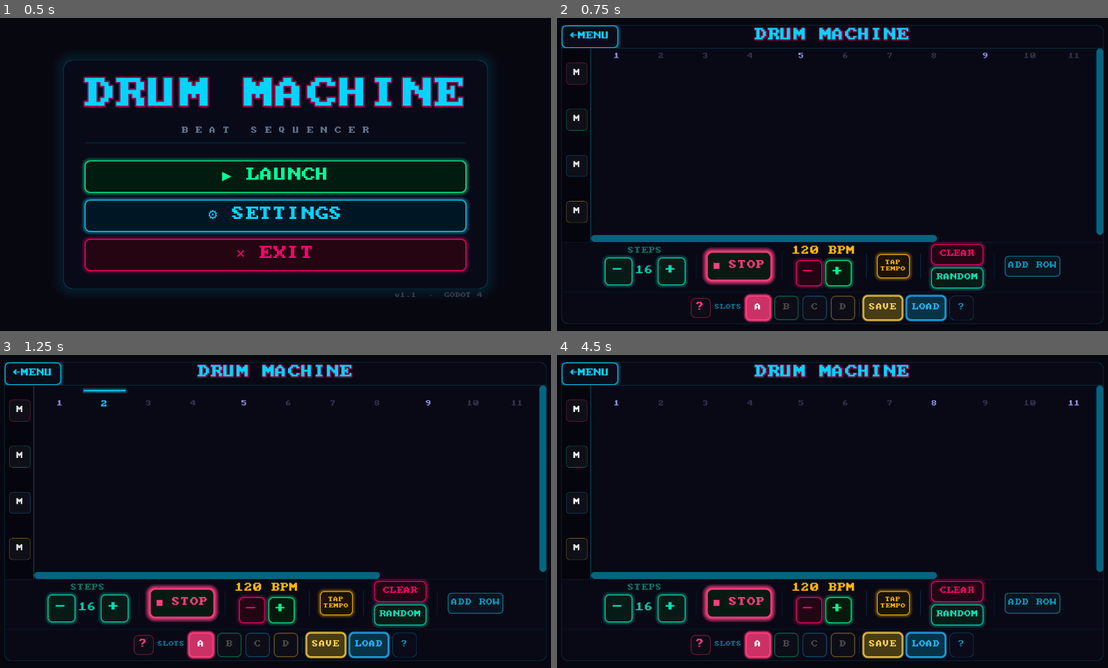
Above: before the commit, frames 1-4 (two rows, left to right).
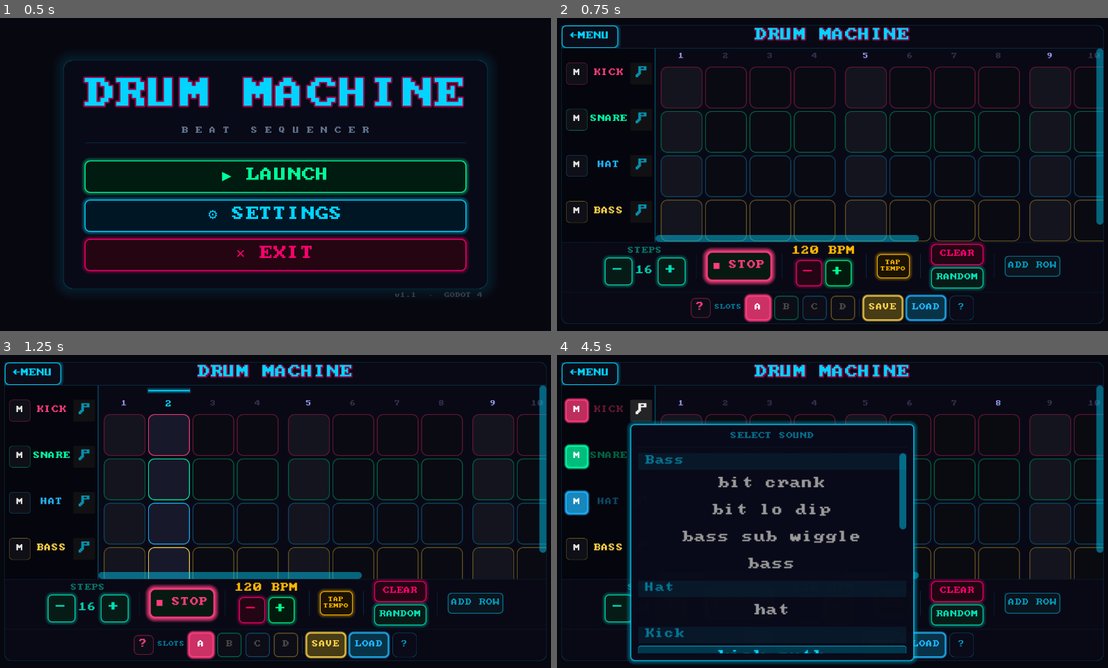
Above: after the commit, the same moments.

Repository: HunterD-LevelMax/godot.DrumMachine
Game: Godot game, scene res://scenes/menu/menu.tscn
The game is run twice, just before and just after one commit, with the same random seed, the same clock (stepped at 60 frames per second) and the same inputs.
Inputs (mouse positions are in pixels of both pictures, inside the frame that each line leads up to):
- Up to frame 1 (0.5 s): no input
- Up to frame 2 (0.75 s): click "▶ LAUNCH" at 0.5 s
- Up to frame 3 (1.25 s): no input
- Up to frame 4 (4.5 s): click "M" at 1.25 s; click "M" at 2 s; click (606, 411) at 2.75 s, where only the run after the commit has a clickable "KICK"; click "M" at 3.5 s; click (639, 411) at 4.25 s, where only the run after the commit has a clickable "♪"

Frame 1 is identical in both runs. In frame 2, 5.0% of the frame differs, in the area x 6-100%, y 9-72%; in frame 3, 5.1%; in frame 4, 14%, in the area x 1-100%, y 9-99%.
Error before the commit: Invalid assignment of property or key 'horizontal_alignment' with value of type 'int' on a base object of type 'Button'. (res://scenes/main/main.gd:257)

Commit message:
fix: remove invalid horizontal_alignment property from Button

Diff:
--- a/scenes/main/main.gd
+++ b/scenes/main/main.gd
@@ -254,7 +254,6 @@
 	label.size_flags_vertical = Control.SIZE_SHRINK_CENTER
 	label.add_theme_font_size_override("font_size", 15)
 	label.add_theme_color_override("font_color", color)
-	label.horizontal_alignment = HORIZONTAL_ALIGNMENT_CENTER
 	label.add_theme_stylebox_override("normal", StyleBoxEmpty.new())
 	label.add_theme_stylebox_override("hover", StyleBoxEmpty.new())
 	label.add_theme_stylebox_override("pressed", StyleBoxEmpty.new())
